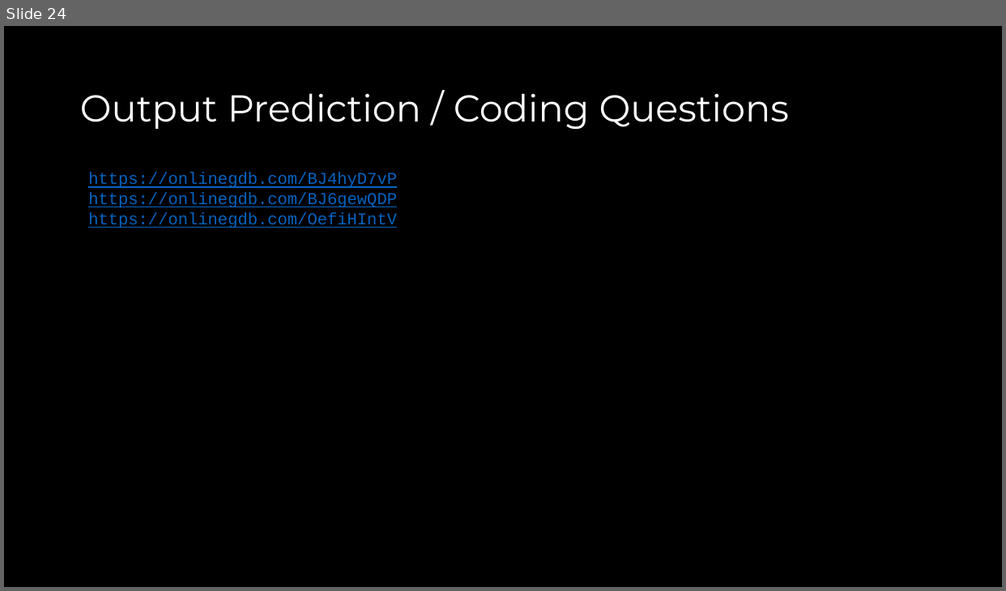
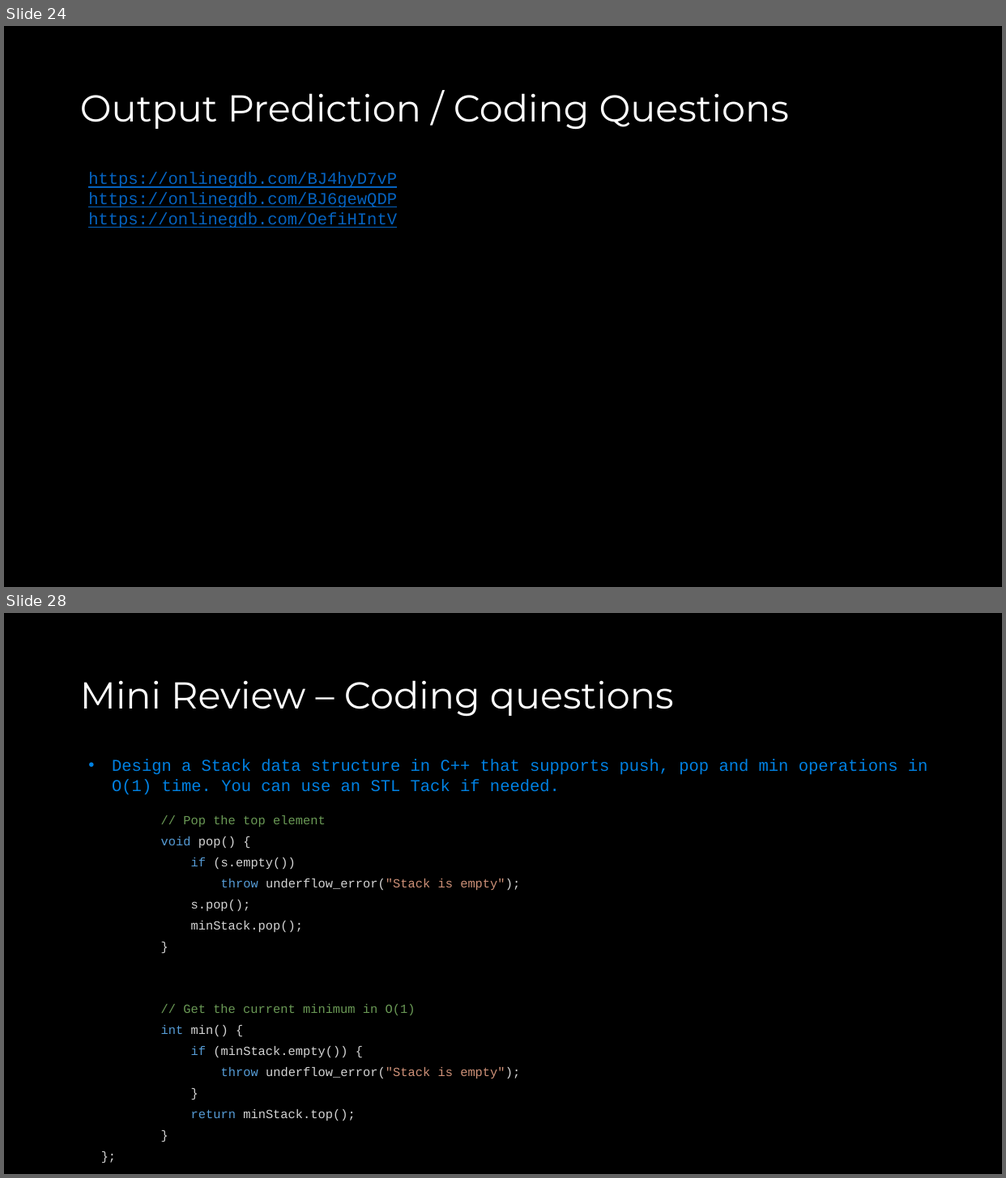
Before and after one commit to COP3530/Instructional-Content, a slide deck: Slides/Slides-PPT/Exam 1 - Review A.pptx. Shown one above the other, each under a label of ours: slide 24 before the commit, slides 24 and 28 after it; the slides between them are not shown. The pictures are 1006x591 and 1006x1178 pixels, drawn with LibreOffice and Linux fonts; fonts in the diff are those of the drawing. Boxes give left, top, right and bottom in pixels: in the first picture for what was removed or moved away, otherwise in the second. Text is boxed around its words. In the diff, an @@ line names an element or a change of style, - is before the commit and + after.

Commit message:
exam review updated

```diff
--- a/Slides/Slides-PPT/Exam 1 - Review A.pptx
+++ b/Slides/Slides-PPT/Exam 1 - Review A.pptx
@@ slide 28 added at <box>4,613,1002,1174</box>, background #000000 @@
@@ title added at <box>80,680,674,717</box>, 36 pt, text #FFFFFF @@
+Mini Review – Coding questions
@@ text added at <box>112,760,928,795</box>, 16 pt, text #0081E2 @@
+• Design a Stack data structure in C++ that supports push, pop and min operations in O(1) time. You can use an STL Tack if needed.
@@ text added at <box>161,815,520,1121</box>, 12 pt, text #D4D4D4 @@
+// Pop the top element
+void pop() {
+if (s.empty())
+throw underflow_error("Stack is empty");
+s.pop();
+minStack.pop();
+}
+// Get the current minimum in O(1)
+int min() {
+if (minStack.empty()) {
+throw underflow_error("Stack is empty");
+}
+return minStack.top();
+}
+};
```
Also in this commit, not shown: 2 slides changed, 3 other slides added, 1 slide removed.
